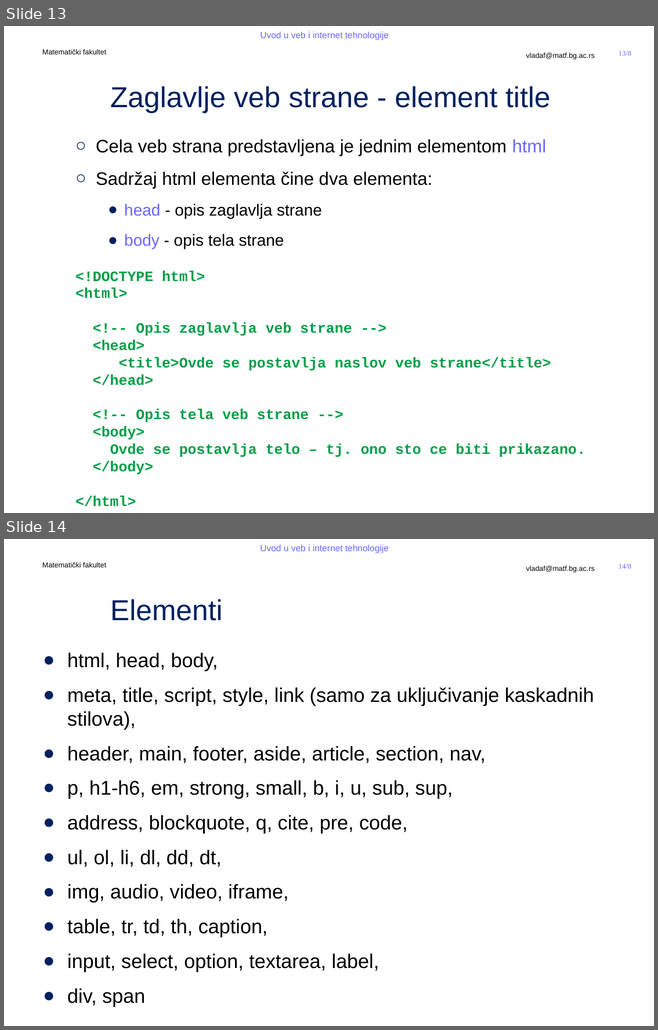
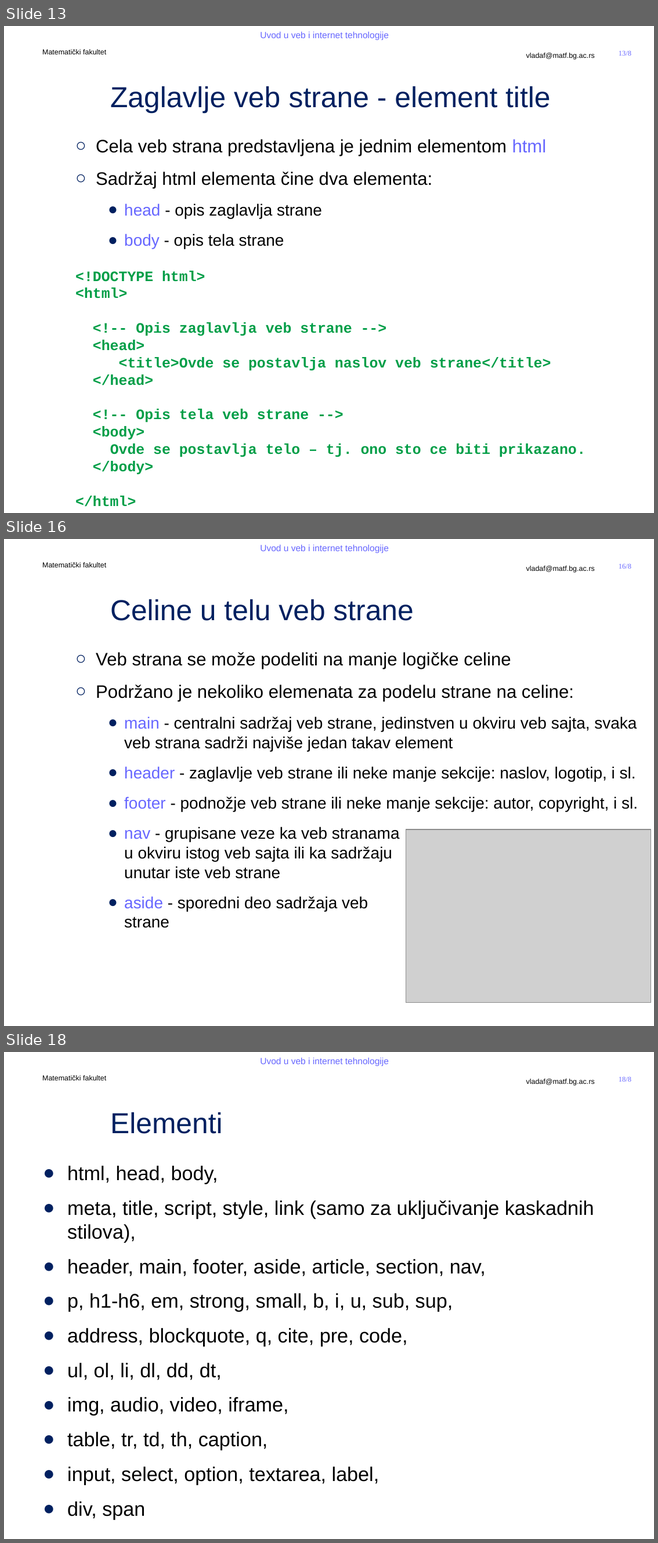
Before and after one commit to MatfUVIT/info, a slide deck: predavanja/prezentacije/UVIT03-01-HTML 5.pptx. Shown one above the other, each under a label of ours: slides 13 and 14 before the commit, slides 13, 16 and 18 after it; the slides between them are not shown. The pictures are 658x1030 and 658x1543 pixels, drawn with LibreOffice and Linux fonts; fonts in the diff are those of the drawing; grey boxes stand for pictures; background and template pictures are left out. Boxes give left, top, right and bottom in pixels: in the first picture for what was removed or moved away, otherwise in the second. Text is boxed around its words. In the diff, an @@ line names an element or a change of style, - is before the commit and + after.

```diff
--- a/predavanja/prezentacije/UVIT03-01-HTML 5.pptx
+++ b/predavanja/prezentacije/UVIT03-01-HTML 5.pptx
@@ slide 16 added at (x1=4, y1=539, x2=654, y2=1026), background #FFFFFF; not listed: 5 template elements that a slide beside it also shows @@
@@ title added at (x1=110, y1=599, x2=413, y2=621), 32 pt, text #002060 @@
+Celine u telu veb strane
@@ text added at (x1=96, y1=652, x2=637, y2=928), 18 pt, text #000000 @@
+  ○ Veb strana se može podeliti na manje logičke celine
+  ○ Podržano je nekoliko elemenata za podelu strane na celine:
+    ● main - centralni sadržaj veb strane, jedinstven u okviru veb sajta, svaka veb strana sadrži najviše jedan takav element
+    ● header - zaglavlje veb strane ili neke manje sekcije: naslov, logotip, i sl.
+    ● footer - podnožje veb strane ili neke manje sekcije: autor, copyright, i sl.
+    ● nav - grupisane veze ka veb stranama
+      u okviru istog veb sajta ili ka sadržaju
+      unutar iste veb strane
+    ● aside - sporedni deo sadržaja veb
+      strane
@@ picture added at (x1=405, y1=830, x2=650, y2=1002) @@
@@ what was slide 14 is now slide 18 @@
@@ page number at (x1=618, y1=1077, x2=631, y2=1082): text changed @@
-14/8
+18/8
```
Also in this commit, not shown: 1 slide changed, 3 other slides added, 13 other files.
